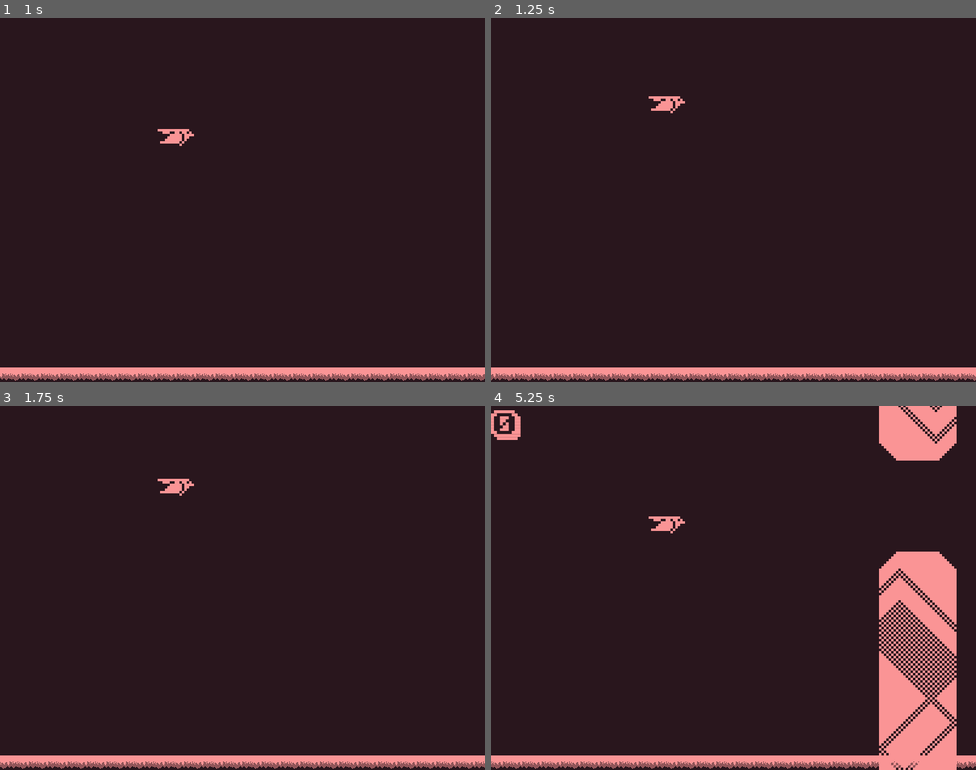
Above: before the commit, frames 1-4 (two rows, left to right).
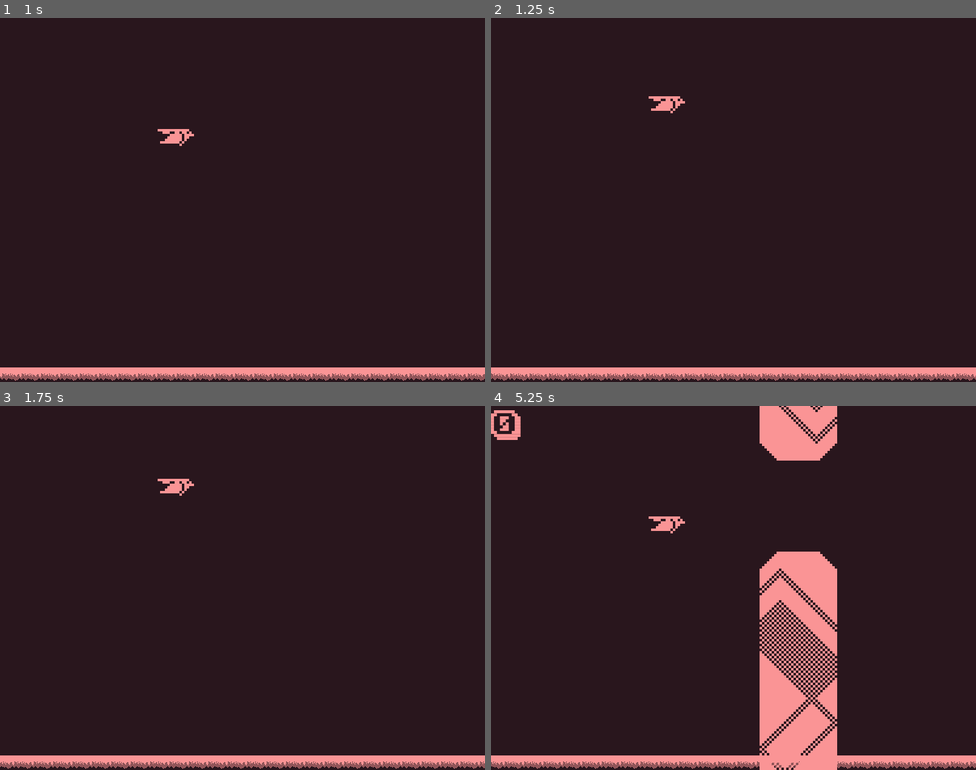
Above: after the commit, the same moments.

Repository: mayzavan/2.Flappy_Bird
Game: Godot game, scene res://scenes/main.tscn
Same seed, same stepped clock (60 frames per second), same inputs: the game is played once before the commit and once after it.
Inputs:
- Up to frame 1 (1 s): tap Enter at 0.5 s; tap Space (flap) at 0.77 s
- Up to frame 2 (1.25 s): tap Space (flap) at 1.07 s
- Up to frame 3 (1.75 s): tap Space (flap) at 1.52 s
- Up to frame 4 (5.25 s): tap Space (flap) at 1.82, 3.02, 3.32, 3.77, 4.07, 4.52, 4.82 s

Frame 1 is identical in both runs. In frame 2, 0.3% of the frame differs, in the area x 0-100%, y 97-100%; in frame 3, 0.3%; in frame 4, 19%, in the area x 0-100%, y 0-100%.

Commit message:
qol changes

Diff:
--- a/scripts/bird.gd
+++ b/scripts/bird.gd
@@ -16,7 +16,7 @@
 		velocity.y += GRAVITY * delta * delta
 		position.y += velocity.y
 
-		position.y = clamp(position.y,0,534)
+		position.y = clamp(position.y,0,554)
 
 		if position.y >=534:
 			hit.emit()
--- a/scripts/main.gd
+++ b/scripts/main.gd
@@ -6,29 +6,27 @@
 var game_lost
 var scroll
 var scroll_sp
-var screen_size
 var play
 var hardened
 
 func _ready():
 	hardened = true
-	scroll_sp = 4
+	scroll_sp = 400
 	scroll = 0
 	score = 0
 	$gameover.hide()
 	game_lost = false
-	screen_size = get_window().size
 	play = false
 
 func _process(delta):
 	if play == true:
 		if game_lost == false:
 			scroll += scroll_sp
-			if scroll >= screen_size.x:
+			if $floor.position.x <= -800:
 				scroll = 0
-			$floor.position.x =- scroll
+			$floor.position.x =- scroll * delta
 			for wall in walls:
-				wall.position.x -= scroll_sp
+				wall.position.x -= scroll_sp * delta
 
 				$Score.text = (str(score))
 
